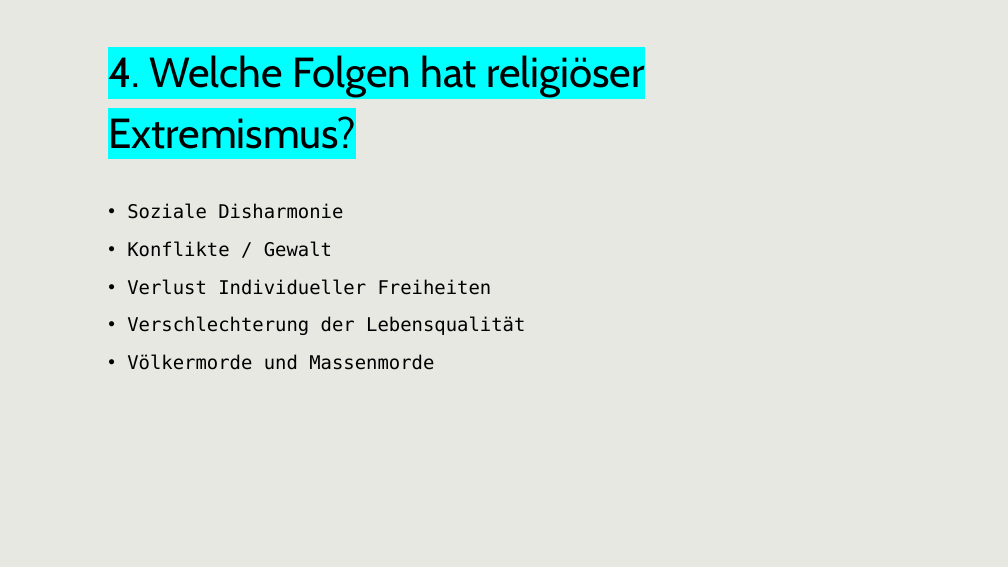
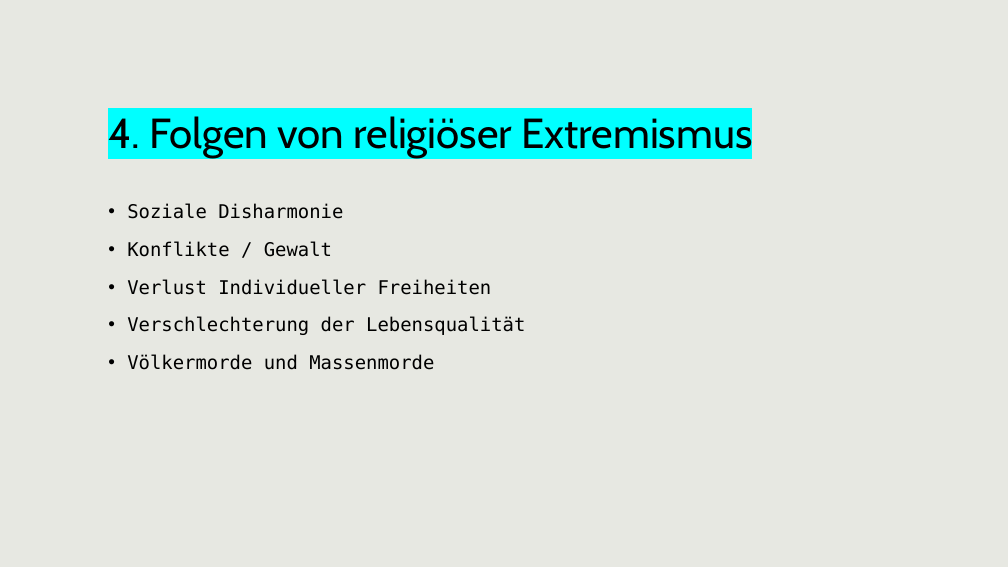
Before and after one commit to APHs-Archive/Lernmaterial, a slide deck: slide 9 of 2. Lehrjahr/PuG/Religiöser Extremismus/Präsentation.pptx. Drawn at 1008x567 pixels with LibreOffice and Linux fonts; fonts in the diff are those of the drawing. Boxes give left, top, right and bottom in pixels: in the first picture for what was removed or moved away, otherwise in the second. Text is boxed around its words. In the diff, an @@ line names an element or a change of style, - is before the commit and + after.

```diff
--- a/2. Lehrjahr/PuG/Religiöser Extremismus/Präsentation.pptx
+++ b/2. Lehrjahr/PuG/Religiöser Extremismus/Präsentation.pptx
@@ title at (108,113,753,158): text changed @@
-4. Welche Folgen hat religiöser Extremismus?
+4. Folgen von religiöser Extremismus
```
Also in this commit, not shown: 5 other slides changed, 1 other file.
